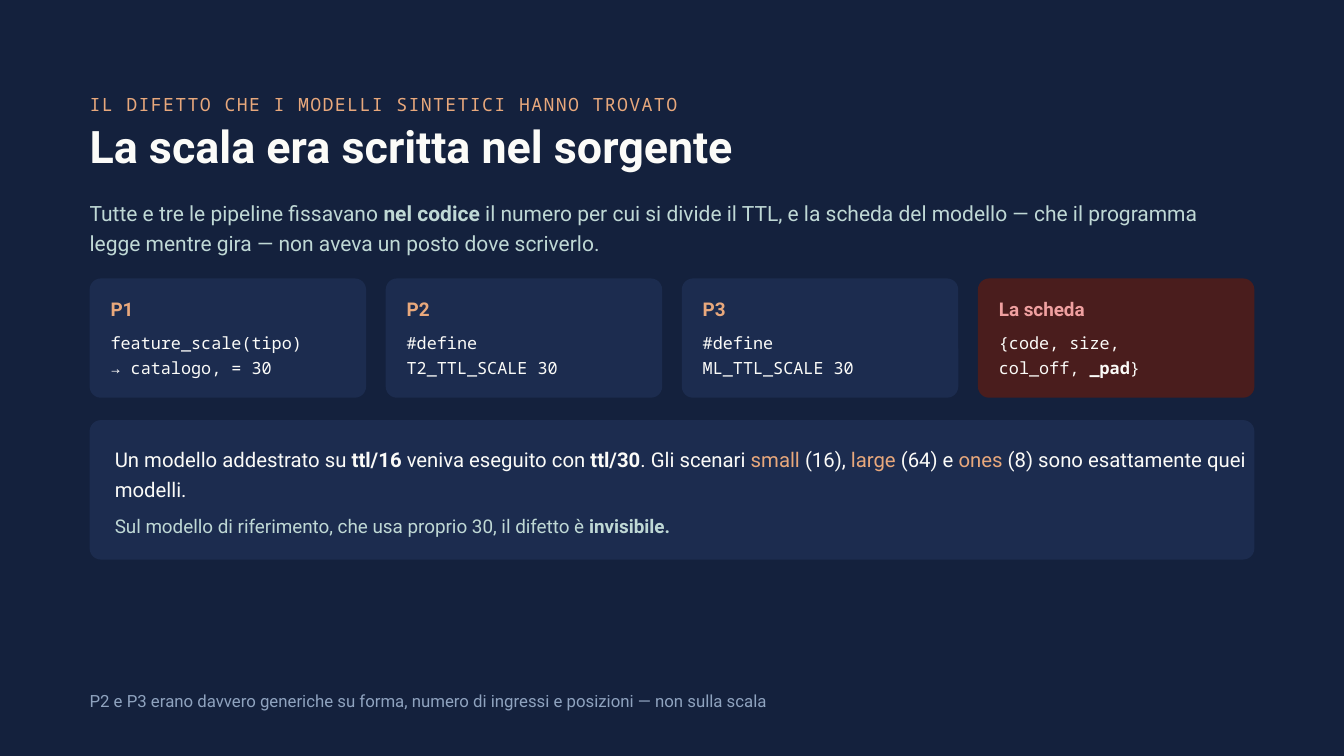
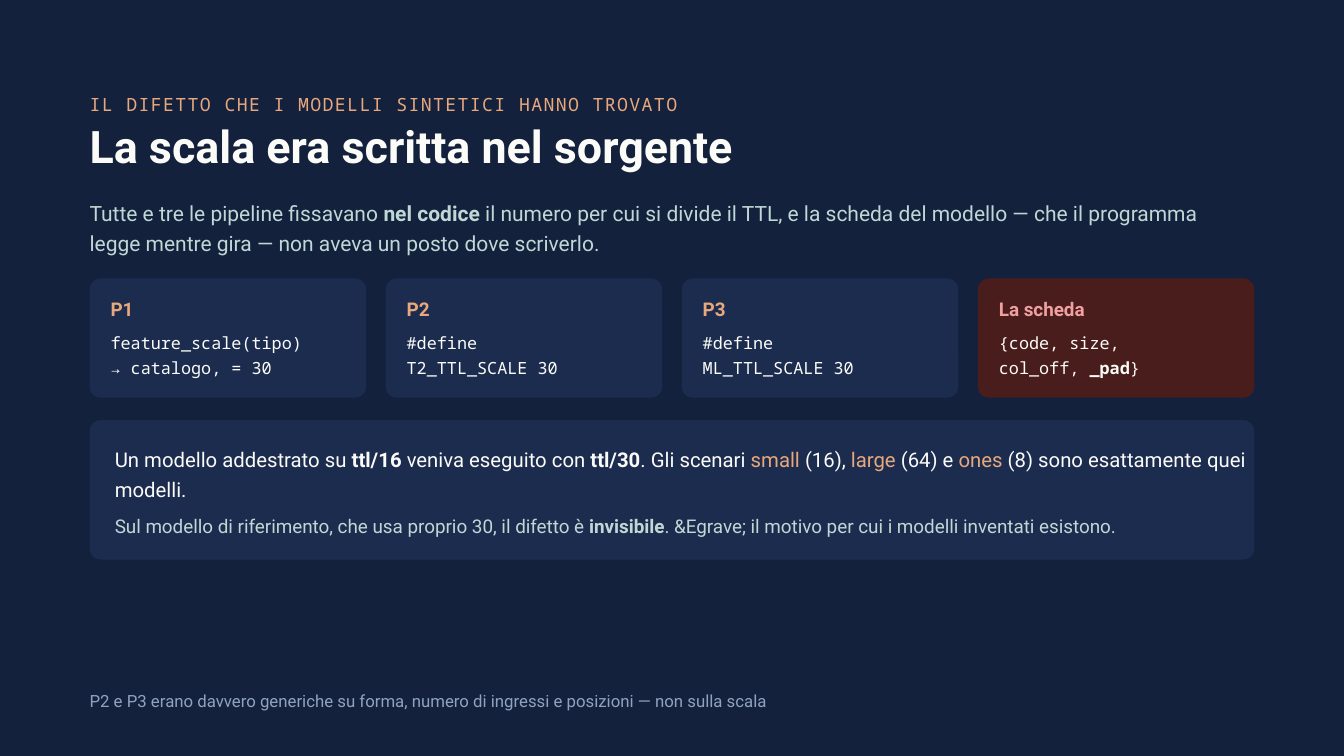
Before and after one commit to ettore-cantile/ipa_lab, a slide deck: slide 23 of docs/IPA eBPF — Implementazione e risultati.pptx (slide 18 before the commit). Drawn at 1344x756 pixels with LibreOffice and Linux fonts; fonts in the diff are those of the drawing. Boxes give left, top, right and bottom in pixels: in the first picture for what was removed or moved away, otherwise in the second. Text is boxed around its words. In the diff, an @@ line names an element or a change of style, - is before the commit and + after.

```diff
--- a/docs/IPA eBPF — Implementazione e risultati.pptx
+++ b/docs/IPA eBPF — Implementazione e risultati.pptx
@@ text at [115,518,1116,537]: text changed @@
-Sul modello di riferimento, che usa proprio 30, il difetto è invisibile.
+Sul modello di riferimento, che usa proprio 30, il difetto è invisibile. &Egrave; il motivo per cui i modelli inventati esistono.
```
Also in this commit, not shown: 9 other slides changed, 7 slides added, 42 other files.
